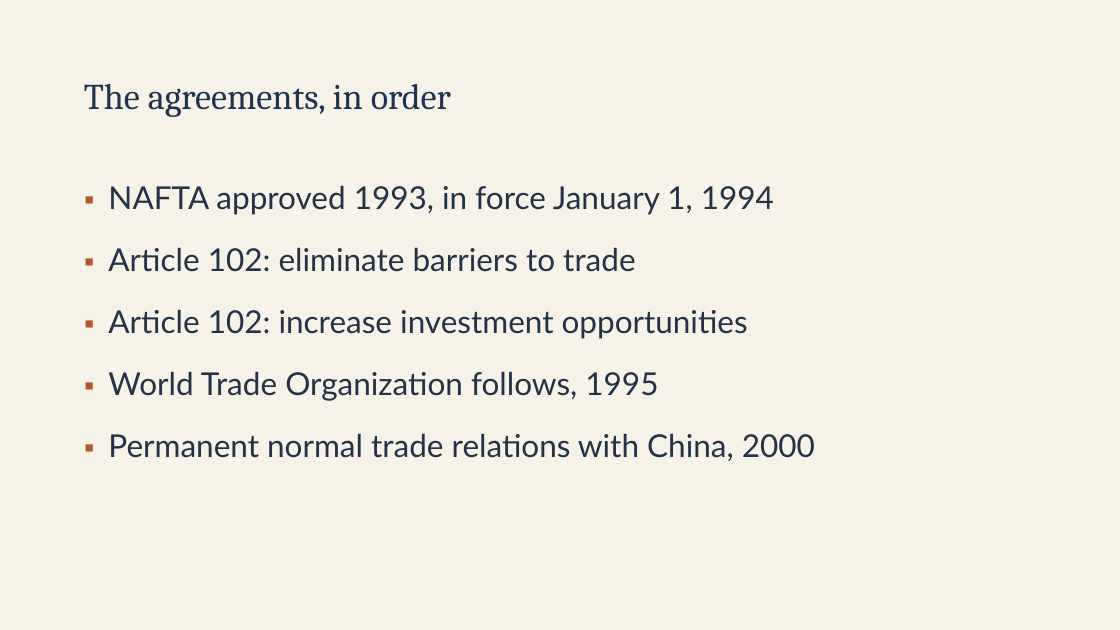
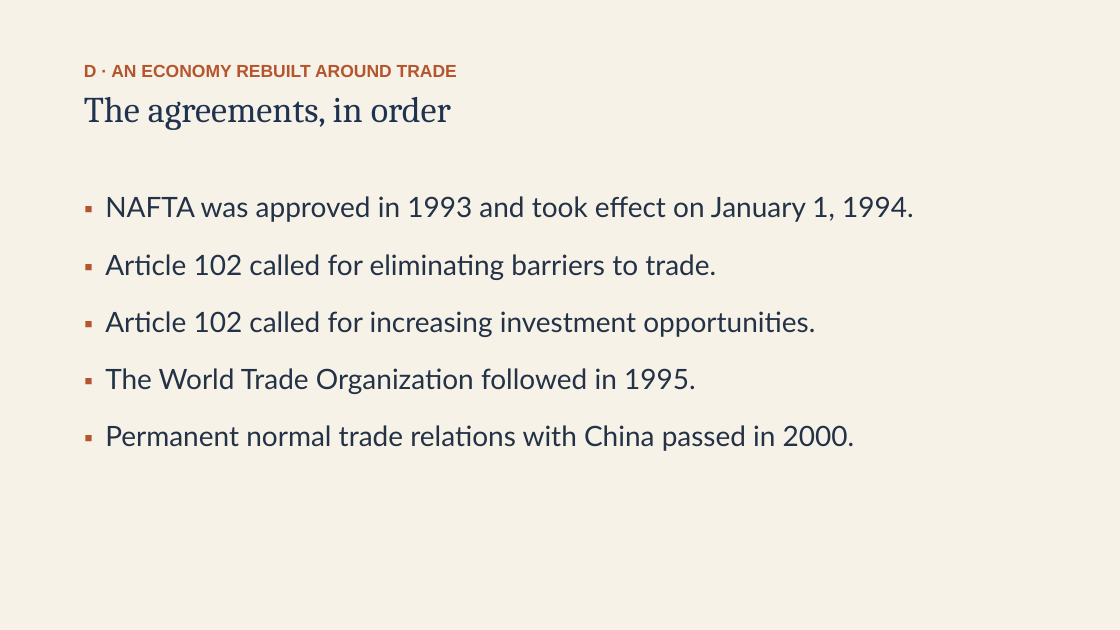
Before and after one commit to ab17gthb/humanities-curriculum-group, a slide deck: slide 13 of modern-america/lesson-03/lesson-03-slides.pptx. Drawn at 1120x630 pixels with LibreOffice and Linux fonts; fonts in the diff are those of the drawing. Boxes give left, top, right and bottom in pixels: in the first picture for what was removed or moved away, otherwise in the second. Text is boxed around its words. In the diff, an @@ line names an element or a change of style, - is before the commit and + after.

```diff
--- a/modern-america/lesson-03/lesson-03-slides.pptx
+++ b/modern-america/lesson-03/lesson-03-slides.pptx
@@ text "The agreements, in order" moved from (x1=84, y1=84, x2=451, y2=117) to (x1=84, y1=97, x2=451, y2=130) @@
@@ text added at (x1=84, y1=65, x2=457, y2=77), 15 pt, text #B4552D, bold @@
+D · AN ECONOMY REBUILT AROUND TRADE
@@ text at (x1=105, y1=196, x2=914, y2=451): text changed; size 27 to 24 pt @@
-▪ NAFTA approved 1993, in force January 1, 1994
-▪ Article 102: eliminate barriers to trade
-▪ Article 102: increase investment opportunities
-▪ World Trade Organization follows, 1995
-▪ Permanent normal trade relations with China, 2000
+▪ NAFTA was approved in 1993 and took effect on January 1, 1994.
+▪ Article 102 called for eliminating barriers to trade.
+▪ Article 102 called for increasing investment opportunities.
+▪ The World Trade Organization followed in 1995.
+▪ Permanent normal trade relations with China passed in 2000.
```
Also in this commit, not shown: 8 other slides changed, 6 other files.
